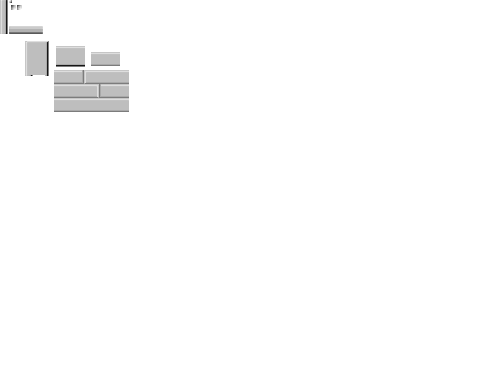
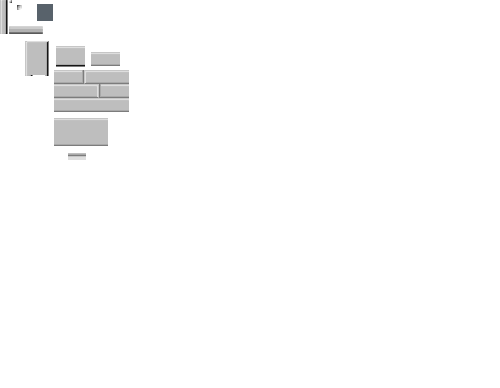
The second 500x388 image is a revision of the first. Changes to its layers:
painted on "Pasted Layer" over [11, 4, 108, 160]
